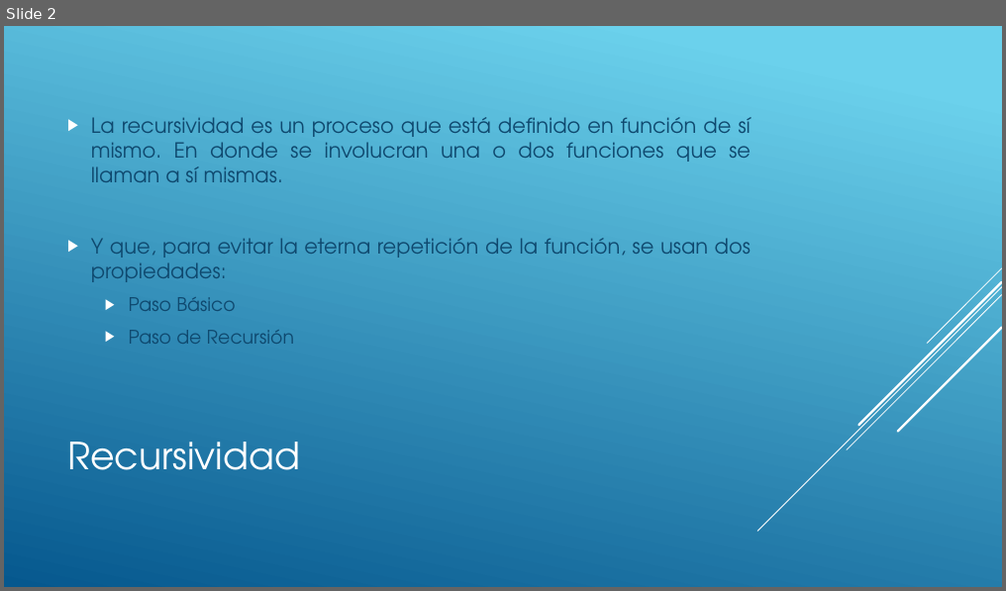
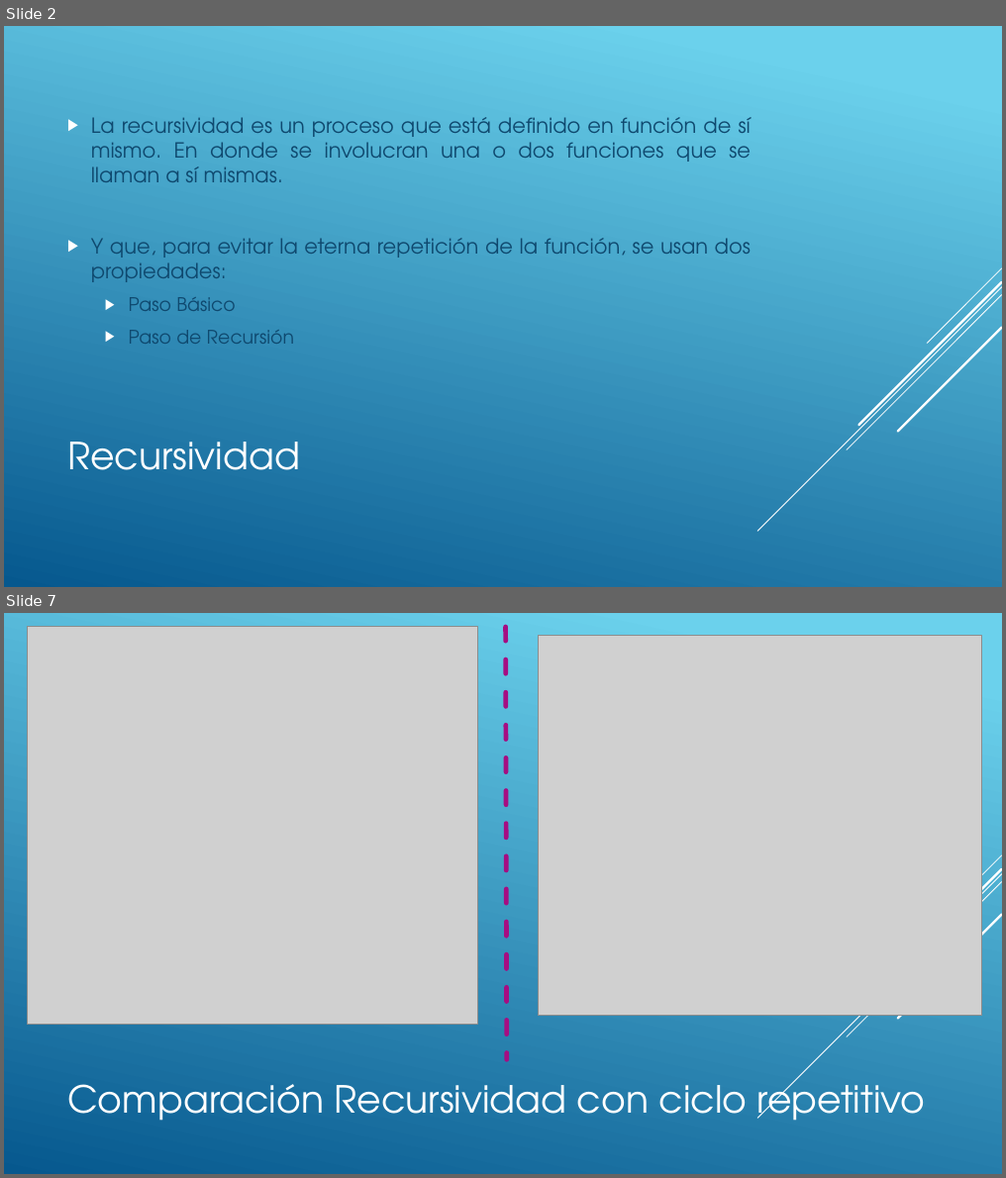
Before and after one commit to Wisso124214/Recursion, a slide deck: Recursión_Luis Bustos.pptx. Shown one above the other, each under a label of ours: slide 2 before the commit, slides 2 and 7 after it; the slides between them are not shown. The pictures are 1006x591 and 1006x1178 pixels, drawn with LibreOffice and Linux fonts; fonts in the diff are those of the drawing; grey boxes stand for pictures. Boxes give left, top, right and bottom in pixels: in the first picture for what was removed or moved away, otherwise in the second. Text is boxed around its words. In the diff, an @@ line names an element or a change of style, - is before the commit and + after.

```diff
--- a/Recursión_Luis Bustos.pptx
+++ b/Recursión_Luis Bustos.pptx
@@ slide 7 added at [4,613,1002,1174], background gradient #6ED2EB to #06588E; not listed: 5 template elements that a slide beside it also shows @@
@@ picture added at [27,627,478,1024] @@
@@ line added from (506, 627) to (507, 1059), #A50E82 4.5 pt dashed @@
@@ picture added at [539,636,982,1016] @@
@@ title added at [67,1074,926,1121], 36 pt, text #FFFFFF @@
+Comparación Recursividad con ciclo repetitivo
```
Also in this commit, not shown: 3 slides changed, 2 other files.
